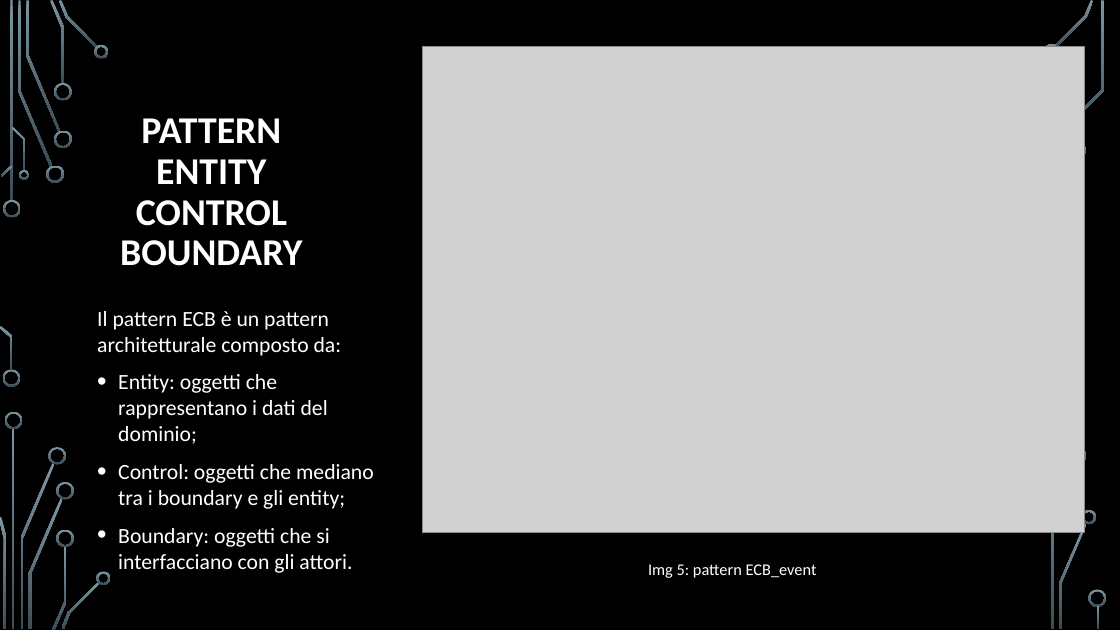
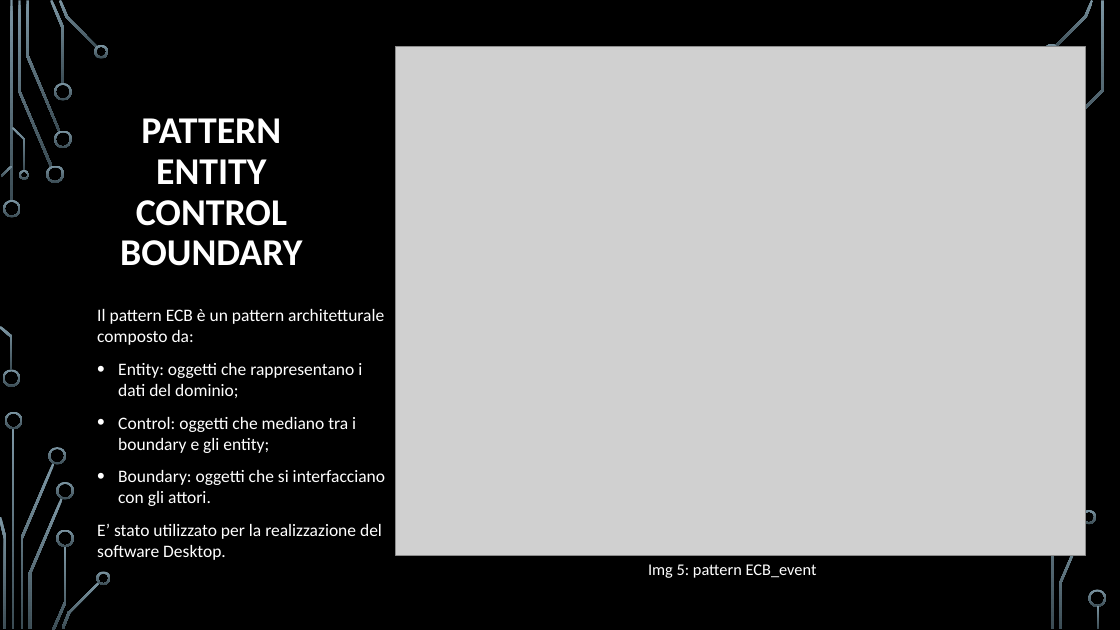
Before and after one commit to GiulianoVan/Progetto_Ingegneria, a slide deck: slide 10 of Documentazione/Presentazione Ingegneria/Progetto Ingegneria del Software 2017.pptx. Drawn at 1120x630 pixels with LibreOffice and Linux fonts; fonts in the diff are those of the drawing; grey boxes stand for pictures; background and template pictures are left out. Boxes give left, top, right and bottom in pixels: in the first picture for what was removed or moved away, otherwise in the second. Text is boxed around its words. In the diff, an @@ line names an element or a change of style, - is before the commit and + after.

```diff
--- a/Documentazione/Presentazione Ingegneria/Progetto Ingegneria del Software 2017.pptx
+++ b/Documentazione/Presentazione Ingegneria/Progetto Ingegneria del Software 2017.pptx
@@ picture: place and size @@
-picture at [423,46,1085,533]
+picture at [396,46,1086,555]
@@ text at [97,309,385,506]: size 18.6 to 15 pt in "Il pattern ECB è un pattern architetturale ...", "Entity: oggetti che rappresentano i dati del ...", "Control: oggetti che mediano tra i boundary ...", "Boundary: oggetti che si interfacciano con gli ..." @@
@@ text at [97,524,382,560]: paragraph added @@
+E’ stato utilizzato per la realizzazione del software Desktop.
```
Also in this commit, not shown: 5 other slides changed, 5 slides added, 2 slides removed, 6 other files.
